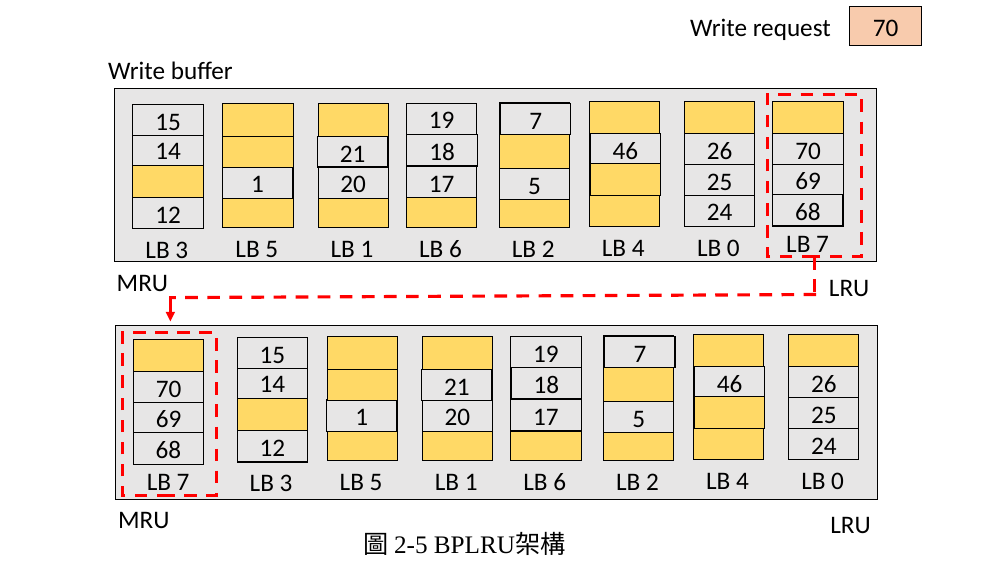
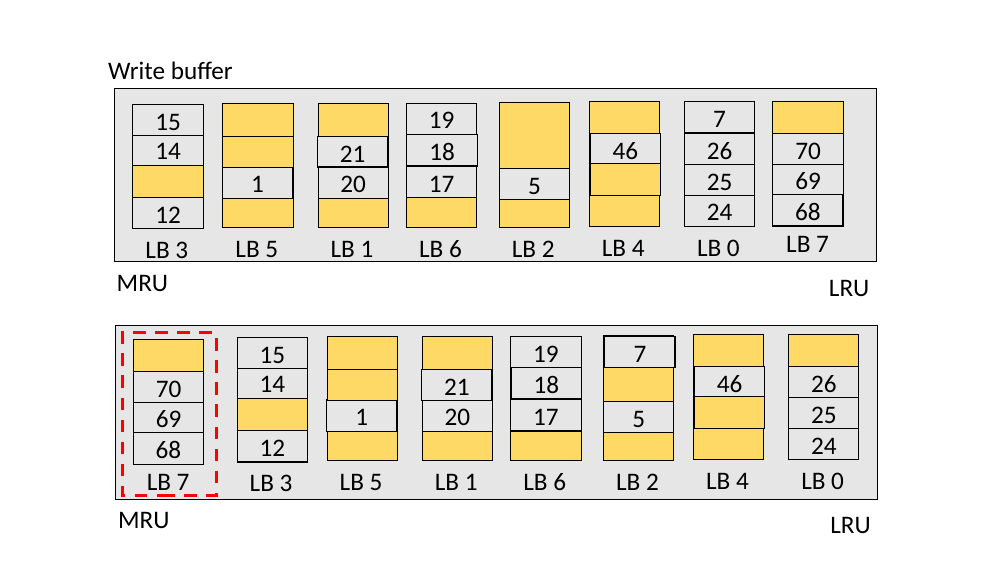
Before and after one commit to andrew841018/disksim_github, a slide deck: slide 17 of 論文相關/論文(插圖、實驗相關)/論文所需圖表.pptx (slide 13 before the commit). Drawn at 1008x567 pixels with LibreOffice and Linux fonts; fonts in the diff are those of the drawing. Boxes give left, top, right and bottom in pixels: in the first picture for what was removed or moved away, otherwise in the second. Text is boxed around its words. In the diff, an @@ line names an element or a change of style, - is before the commit and + after.

```diff
--- a/論文相關/論文(插圖、實驗相關)/論文所需圖表.pptx
+++ b/論文相關/論文(插圖、實驗相關)/論文所需圖表.pptx
@@ text removed at [690, 18, 831, 40] @@
-Write request
@@ rectangle removed at [850, 6, 922, 45] @@
-70
@@ rectangle "7": place and size @@
-rectangle "7" at [501, 104, 571, 135]
+rectangle "7" at [684, 101, 755, 133]
@@ rectangle removed at [768, 95, 862, 257] @@
@@ line removed from (814, 257) to (814, 295) @@
@@ line removed from (817, 295) to (170, 298) @@
@@ arrow removed from (170, 296) to (170, 321) @@
@@ text removed at [363, 533, 566, 555] @@
-圖 2-5 BPLRU架構
```
Also in this commit, not shown: 3 other slides changed, 7 slides added, 2 slides removed, 16 other files.
